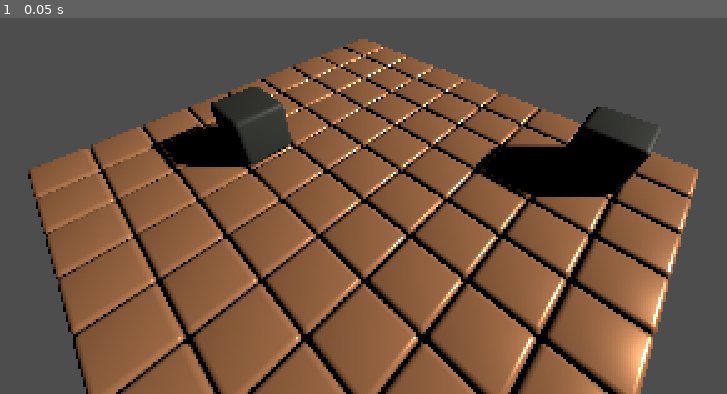
Above: before the commit, frame 1.
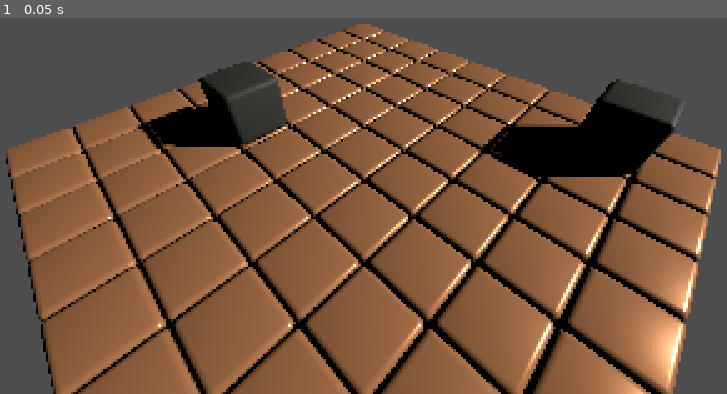
Above: after the commit, the same moment.

Repository: balidani/BobaPop
Game: Godot game, scene res://src/isometric_main/IsometricMain.tscn
Same seed, same stepped clock (60 frames per second), same inputs: the game is played once before the commit and once after it. This scene is started directly instead of the project's main scene.
Inputs:
- Up to frame 1 (0.05 s): no input

The runs differ from the first frame. In frame 1, 39% of the frame differs, in the area x 0-100%, y 1-100%.

Commit message:
Add bouncy bubbles

Diff:
--- /dev/null
+++ b/src/bubble_path/bounce.tres
@@ -0,0 +1,5 @@
+[gd_resource type="PhysicsMaterial" format=3 uid="uid://w2eko4jy8j5l"]
+
+[resource]
+friction = 0.0
+bounce = 1.0
--- /dev/null
+++ b/src/bubble_path/bubble_path.gd
@@ -0,0 +1,10 @@
+extends RigidBody3D
+
+
+var t = 0.0
+func _process(delta: float) -> void:
+	t += delta
+	if t < 1.0: return
+
+	apply_central_impulse(-global_transform.basis.z * 2.0)
+	set_process(false)
--- /dev/null
+++ b/src/bubble_path/bubble_path.tscn
@@ -0,0 +1,20 @@
+[gd_scene load_steps=5 format=3 uid="uid://dnr5rjm3bwrgt"]
+
+[ext_resource type="PhysicsMaterial" uid="uid://w2eko4jy8j5l" path="res://src/bubble_path/bounce.tres" id="1_a8rah"]
+[ext_resource type="Script" path="res://src/bubble_path/bubble_path.gd" id="1_pll3f"]
+
+[sub_resource type="SphereMesh" id="SphereMesh_fygxx"]
+
+[sub_resource type="SphereShape3D" id="SphereShape3D_6isg4"]
+
+[node name="BubblePath" type="RigidBody3D"]
+mass = 0.5
+physics_material_override = ExtResource("1_a8rah")
+gravity_scale = 0.0
+script = ExtResource("1_pll3f")
+
+[node name="MeshInstance3D" type="MeshInstance3D" parent="."]
+mesh = SubResource("SphereMesh_fygxx")
+
+[node name="CollisionShape3D" type="CollisionShape3D" parent="."]
+shape = SubResource("SphereShape3D_6isg4")
--- a/src/tile_default/tile_default.tscn
+++ b/src/tile_default/tile_default.tscn
@@ -19,7 +19,6 @@
 material_override = SubResource("StandardMaterial3D_w2cf3")
 
 [node name="CollisionShape3D" type="CollisionShape3D" parent="."]
-transform = Transform3D(1, 0, 0, 0, 1, 0, 0, 0, 1, 0, -1, 0)
 shape = SubResource("BoxShape3D_mm7nh")
 
 [editable path="tile_default"]
--- a/src/tile_obstacle/tile_obstacle.tscn
+++ b/src/tile_obstacle/tile_obstacle.tscn
@@ -19,7 +19,6 @@
 material_override = SubResource("StandardMaterial3D_qafnk")
 
 [node name="CollisionShape3D" type="CollisionShape3D" parent="."]
-transform = Transform3D(1, 0, 0, 0, 1, 0, 0, 0, 1, 0, -1, 0)
 shape = SubResource("BoxShape3D_mm7nh")
 
 [editable path="tile_default"]
--- /dev/null
+++ b/test/bubble_path_test/bubble_path_test.tscn
@@ -0,0 +1,41 @@
+[gd_scene load_steps=3 format=3 uid="uid://cfhyrl1u6lsvr"]
+
+[ext_resource type="PackedScene" uid="uid://cmd8l7xjwjon3" path="res://src/tile_obstacle/tile_obstacle.tscn" id="1_iiqdg"]
+[ext_resource type="PackedScene" uid="uid://dnr5rjm3bwrgt" path="res://src/bubble_path/bubble_path.tscn" id="2_6meoi"]
+
+[node name="BubblePathTest" type="Node3D"]
+
+[node name="TileObstacle" parent="." instance=ExtResource("1_iiqdg")]
+transform = Transform3D(1, 0, 0, 0, 1, 0, 0, 0, 1, 0, 0, -3)
+
+[node name="TileObstacle2" parent="." instance=ExtResource("1_iiqdg")]
+transform = Transform3D(0.707107, 0, -0.707107, 0, 1, 0, 0.707107, 0, 0.707107, -4.70711, 0, -0.707107)
+
+[node name="TileObstacle3" parent="." instance=ExtResource("1_iiqdg")]
+transform = Transform3D(1, 0, 0, 0, 1, 0, 0, 0, 1, -4, 0, 8)
+
+[node name="TileObstacle4" parent="." instance=ExtResource("1_iiqdg")]
+transform = Transform3D(1, 0, 0, 0, 1, 0, 0, 0, 1, 8, 0, 0)
+
+[node name="TileObstacle5" parent="." instance=ExtResource("1_iiqdg")]
+transform = Transform3D(1, 0, 0, 0, 1, 0, 0, 0, 1, 0, 0, 8)
+
+[node name="IsometricMain" type="Node3D" parent="."]
+
+[node name="Camera3D" type="Camera3D" parent="IsometricMain"]
+transform = Transform3D(1, 0, 0, 0, 0.707107, 0.707107, 0, -0.707107, 0.707107, 1, 7.77818, 10.5355)
+size = 15.0
+
+[node name="DirectionalLight3D" type="DirectionalLight3D" parent="IsometricMain"]
+transform = Transform3D(0.707107, -0.353553, 0.612372, 0, 0.866026, 0.5, -0.707107, -0.353553, 0.612372, 0, 6, 0)
+light_energy = 2.0
+shadow_enabled = true
+
+[node name="BubblePath" parent="." instance=ExtResource("2_6meoi")]
+transform = Transform3D(-4.37114e-08, 0, -1, 0, 1, 0, 1, 0, -4.37114e-08, 0, 0, 0)
+
+[node name="BubblePath2" parent="." instance=ExtResource("2_6meoi")]
+transform = Transform3D(1, 0, -2.98023e-08, 0, 1, 0, 2.98023e-08, 0, 1, -8.74228e-08, 0, 2)
+
+[node name="BubblePath3" parent="." instance=ExtResource("2_6meoi")]
+transform = Transform3D(-1, 0, 7.35137e-08, 0, 1, 0, -7.35137e-08, 0, -1, -4.12132, 0, 3.29289)
Binary file changed: mesh/tile_default.glb
